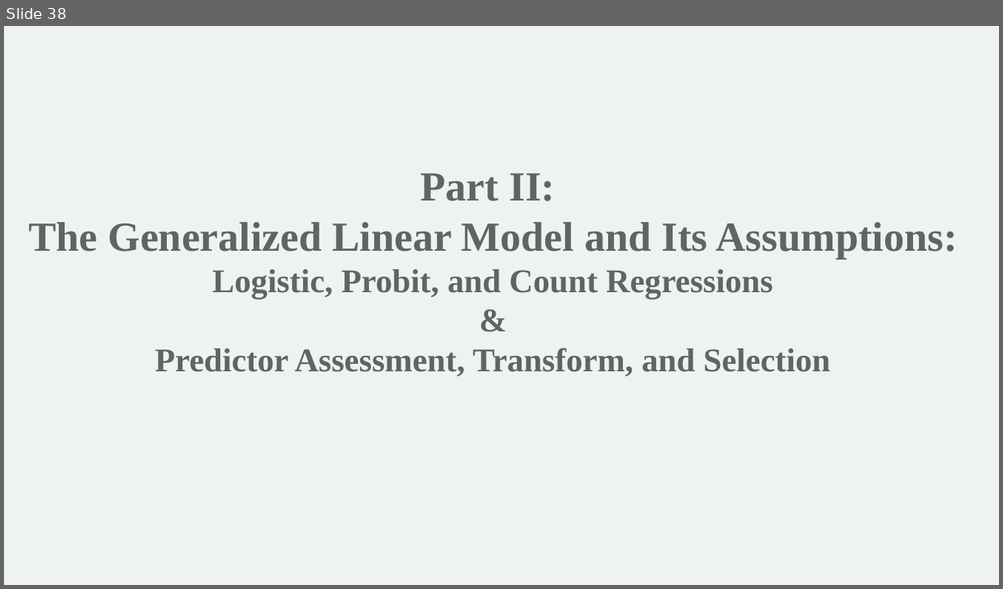
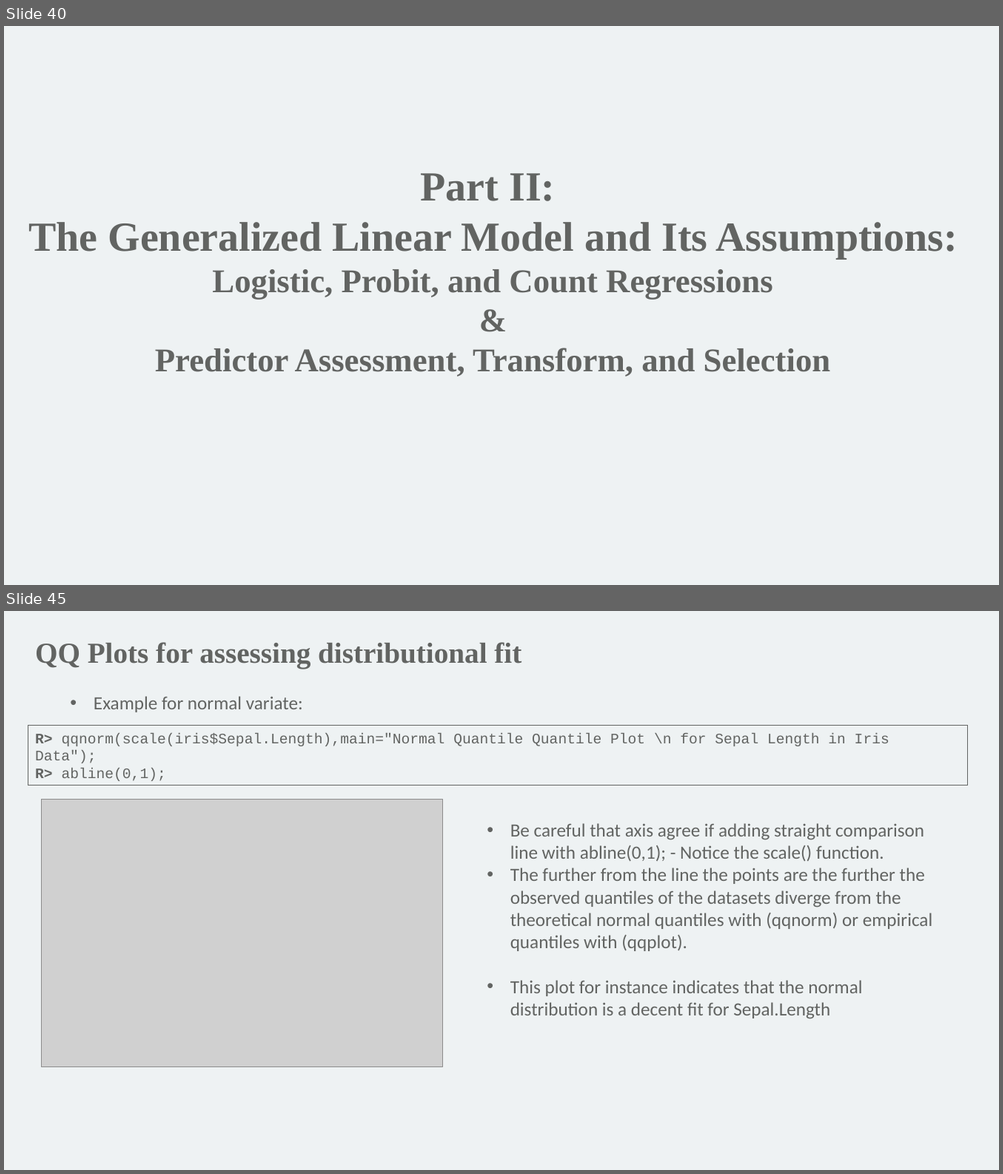
Before and after one commit to mathornton01/2022_UTSW_Lyda_Hill_Department_Beginning_R_Nanocourse, a slide deck: Slides/IntroductionToRForBeginners_DayII_MT.pptx. Shown one above the other, each under a label of ours: slide 38 before the commit, slides 40 and 45 after it; the slides between them are not shown. The pictures are 1003x589 and 1003x1174 pixels, drawn with LibreOffice and Linux fonts; fonts in the diff are those of the drawing; grey boxes stand for pictures; background and template pictures are left out. Boxes give left, top, right and bottom in pixels: in the first picture for what was removed or moved away, otherwise in the second. Text is boxed around its words. In the diff, an @@ line names an element or a change of style, - is before the commit and + after.

```diff
--- a/Slides/IntroductionToRForBeginners_DayII_MT.pptx
+++ b/Slides/IntroductionToRForBeginners_DayII_MT.pptx
@@ slide 45 added at [4, 611, 999, 1170], background #EEF2F3 @@
@@ text added at [35, 642, 521, 668], 28 pt, text #626462, bold @@
+QQ Plots for assessing distributional fit
@@ text added at [94, 696, 303, 712], 18 pt, text #626462 @@
+• Example for normal variate:
@@ rectangle added at [28, 725, 967, 786], outline #626462 0.75 pt, 14 pt, text #626462 @@
+R> qqnorm(scale(iris$Sepal.Length),main="Normal Quantile Quantile Plot \n for Sepal Length in Iris Data");
+R> abline(0,1);
@@ picture added at [41, 800, 443, 1068] @@
@@ text added at [510, 823, 932, 1019], 18 pt, text #626462 @@
+• Be careful that axis agree if adding straight comparison line with abline(0,1); - Notice the scale() function.
+• The further from the line the points are the further the observed quantiles of the datasets diverge from the theoretical normal quantiles with (qqnorm) or empirical quantiles with (qqplot).
+• This plot for instance indicates that the normal distribution is a decent fit for Sepal.Length
@@ what was slide 38 is now slide 40 @@
```
Also in this commit, not shown: 5 slides changed, 28 other slides added, 14 other files.
